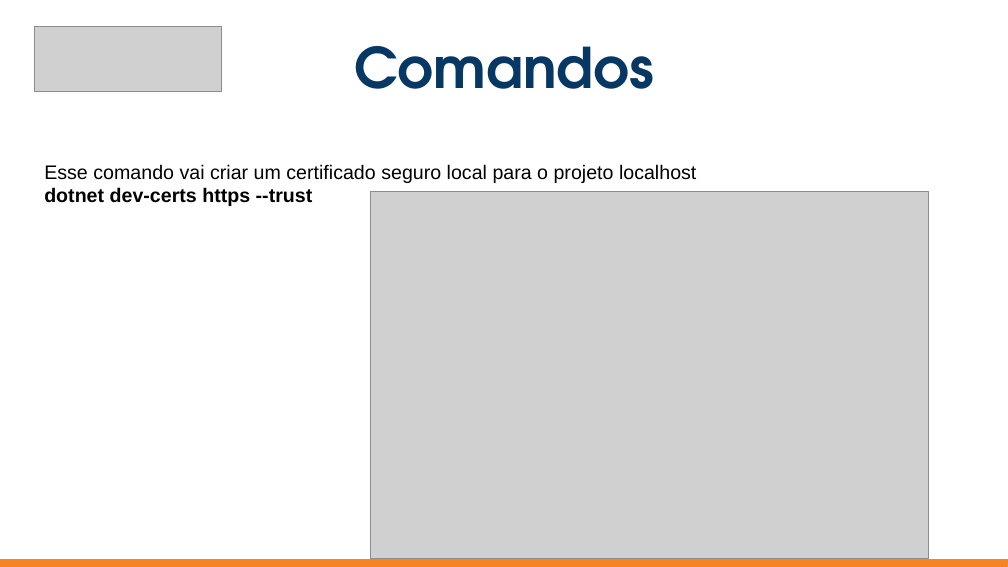
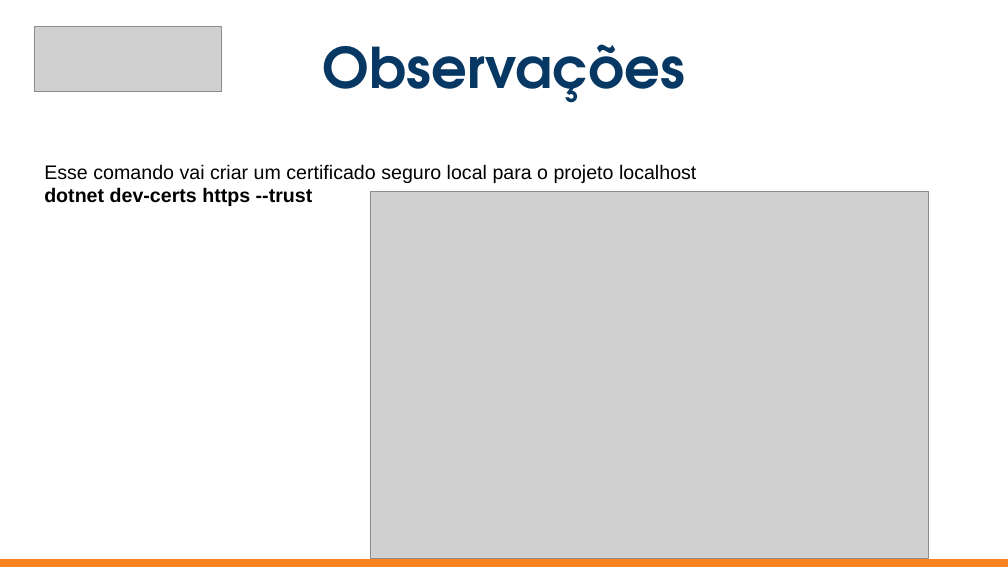
Before and after one commit to everis-New-Talents-NET/EverisStore, a slide deck: slide 18 of slide/Projeto everis - API REST .Net Core com JWT.pptx (slide 12 before the commit). Drawn at 1008x567 pixels with LibreOffice and Linux fonts; fonts in the diff are those of the drawing; grey boxes stand for pictures. Boxes give left, top, right and bottom in pixels: in the first picture for what was removed or moved away, otherwise in the second. Text is boxed around its words. In the diff, an @@ line names an element or a change of style, - is before the commit and + after.

```diff
--- a/slide/Projeto everis - API REST .Net Core com JWT.pptx
+++ b/slide/Projeto everis - API REST .Net Core com JWT.pptx
@@ subtitle at [323,44,685,103]: text changed @@
-Comandos
+Observações
```
Also in this commit, not shown: 9 other slides changed, 7 slides added, 5 slides removed.
